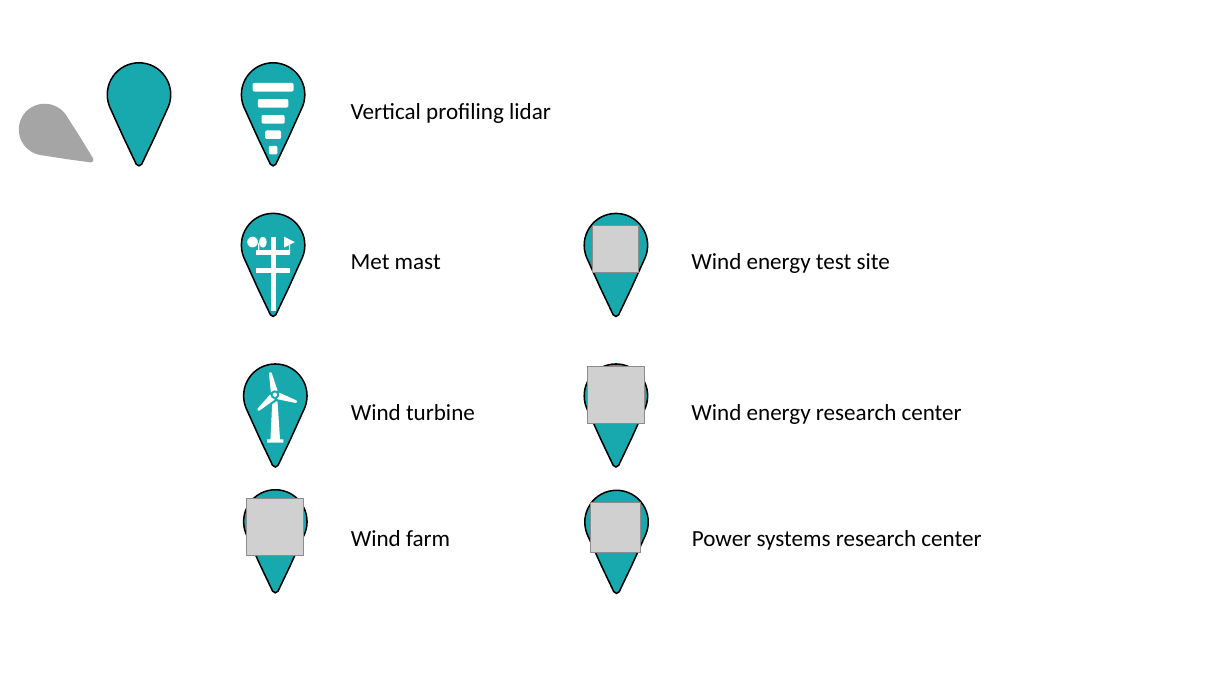
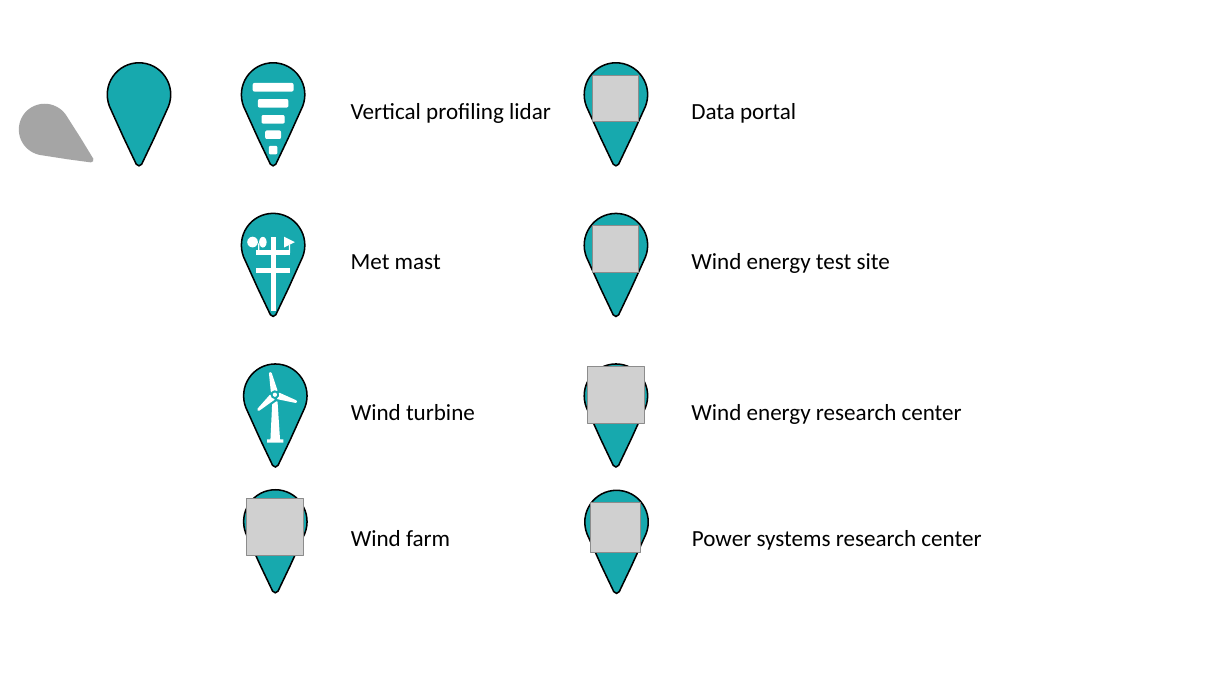
Before and after one commit to enviconnect/labs, a slide deck: slide 1 of assets/facility-icons/icons.pptx. Drawn at 1232x693 pixels with LibreOffice and Linux fonts; fonts in the diff are those of the drawing; grey boxes stand for pictures. Boxes give left, top, right and bottom in pixels: in the first picture for what was removed or moved away, otherwise in the second. Text is boxed around its words. In the diff, an @@ line names an element or a change of style, - is before the commit and + after.

```diff
--- a/assets/facility-icons/icons.pptx
+++ b/assets/facility-icons/icons.pptx
@@ freeform shape added at (x1=584, y1=63, x2=648, y2=166), fill #17A9AE, outline #000000 1.18 pt @@
@@ picture added at (x1=592, y1=75, x2=639, y2=121) @@
@@ text added at (x1=691, y1=103, x2=796, y2=123), 18 pt, text #000000 @@
+Data portal
```
Also in this commit, not shown: 31 other files.
